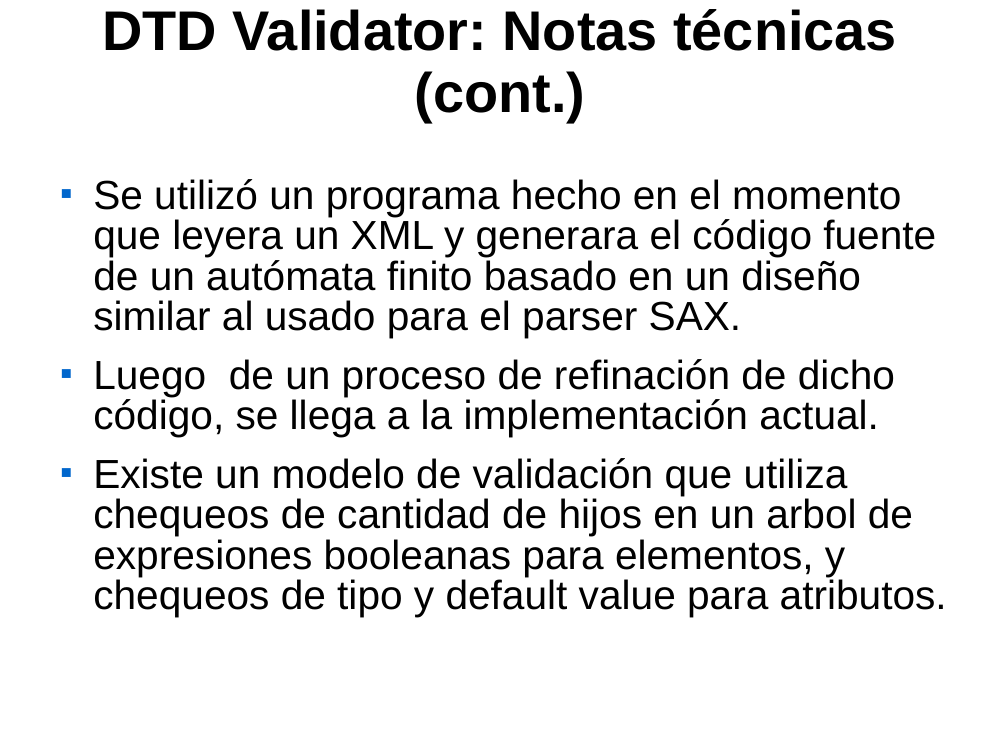
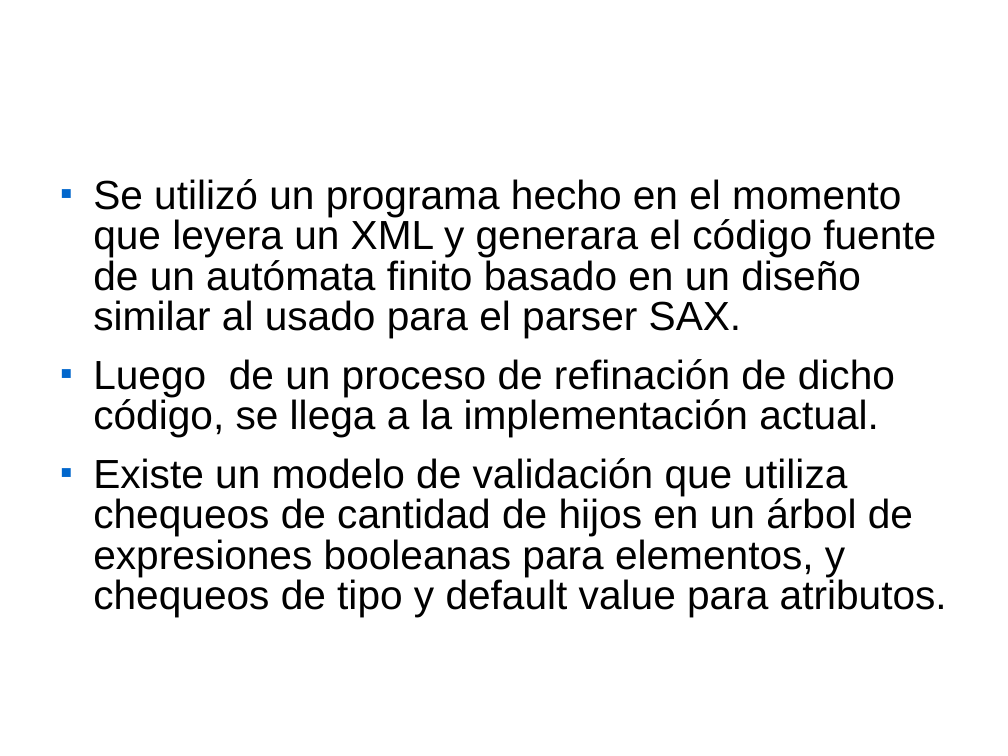
Before and after one commit to mateobengualid/parsermente, a slide deck: slide 9 of Parsers/documents/Parser Presentation.ppt (slide 8 before the commit). Drawn at 1008x756 pixels with LibreOffice and Linux fonts; fonts in the diff are those of the drawing; background and template pictures are left out. Boxes give left, top, right and bottom in pixels: in the first picture for what was removed or moved away, otherwise in the second. Text is boxed around its words. In the diff, an @@ line names an element or a change of style, - is before the commit and + after.

```diff
--- a/Parsers/documents/Parser Presentation.ppt
+++ b/Parsers/documents/Parser Presentation.ppt
@@ title at [102,9,896,122]: text changed; text colour #000000 to #FFFFFF @@
-DTD Validator: Notas técnicas (cont.)
+DTD: Notas técnicas (cont.)
@@ text at [93,458,947,617]: text changed @@
-■ Existe un modelo de validación que utiliza chequeos de cantidad de hijos en un arbol de expresiones booleanas para elementos, y chequeos de tipo y default value para atributos.
+■ Existe un modelo de validación que utiliza chequeos de cantidad de hijos en un árbol de expresiones booleanas para elementos, y chequeos de tipo y default value para atributos.
```
Also in this commit, not shown: 7 other slides changed, 1 slide added, 3 other files.
